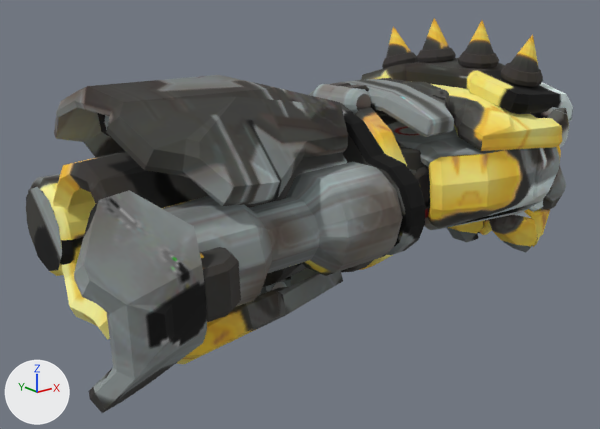
Before and after pictures for a commit that changed the OBJ model src/main/resources/assets/minewatch/models/item/doomfist_weapon.obj.
The view is the same before and after, from a 50 mm lens placed at (-2.06, -2.05, 0.74), pointed at (-0.47, -0.06, -0.06). The axes (+X, +Y, +Z) are drawn at lower left. The lights are the same throughout. Where no turn or scale is listed for an object, it has been applied to the vertices. Vertices at the same position are counted once.

The scene before the commit, as lines of its bpy script (objects in view):
```python
me_gauntlet__2nd_variant__gauntlet_gauntlet1 = bpy.data.meshes.new('Gauntlet__2nd_Variant__Gauntlet_Gauntlet1')
me_gauntlet__2nd_variant__gauntlet_gauntlet1.from_pydata(...)  # 6646 vertices, 7122 faces; spans x -1.45..0.59, y -0.65..0.56, z -0.39..0.53
me_gauntlet__2nd_variant__gauntlet_gauntlet1.materials.append(mat_c45e5223f4ca6c79)  # picture img_doomfist_weapon_3d
ob_gauntlet__2nd_variant__gauntlet_gauntlet1 = bpy.data.objects.new('Gauntlet__2nd_Variant__Gauntlet_Gauntlet1', me_gauntlet__2nd_variant__gauntlet_gauntlet1)
ob_gauntlet__2nd_variant__gauntlet_gauntlet1.location = (0.0, 0.0, 0.0)
```
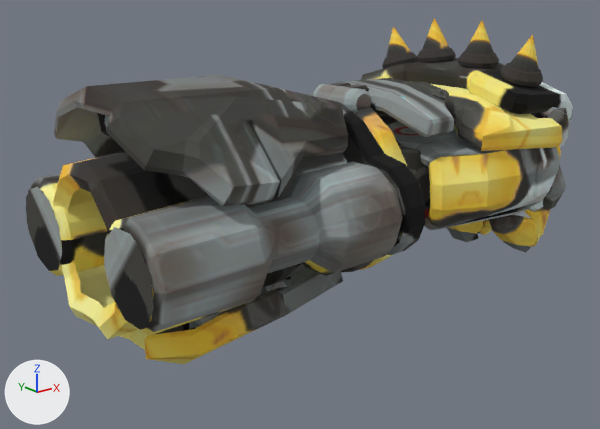
Commit message: more progress on doomfist

Where the change shows, as pixel boxes [x1, y1, x2, y2] in the pictures (600 x 429 px):
'Gauntlet__2nd_Variant__Gauntlet_Gauntlet1', reshaped (12% shorter)
    before: [26, 18, 573, 413]
    after: [26, 18, 573, 364]
part 1 of me_gauntlet__2nd_variant__gauntlet_gauntlet1, deleted
    before: [74, 190, 207, 413]
part 2 of me_gauntlet__2nd_variant__gauntlet_gauntlet1, deleted (black)
    before: [201, 247, 241, 322]

The change, as a diff of the scene's bpy script:
```diff
--- a/src/main/resources/assets/minewatch/models/item/doomfist_weapon.obj.py
+++ b/src/main/resources/assets/minewatch/models/item/doomfist_weapon.obj.py
@@ me_gauntlet__2nd_variant__gauntlet_gauntlet1 @@
 # used by ob_gauntlet__2nd_variant__gauntlet_gauntlet1; location = (0.0, 0.0, 0.0)
-me_gauntlet__2nd_variant__gauntlet_gauntlet1.from_pydata(...)  # 6646 vertices, 7122 faces; spans x -1.45..0.59, y -0.65..0.56, z -0.39..0.53
+me_gauntlet__2nd_variant__gauntlet_gauntlet1.from_pydata(...)  # 6514 vertices, 6964 faces; spans x -1.22..0.59, y -0.49..0.56, z -0.39..0.53
+# me_gauntlet__2nd_variant__gauntlet_gauntlet1 part 1: the loose piece of 55 vertices spanning x -1.45..-1.11, y -0.65..-0.38, z -0.25..0.23 is deleted
+# me_gauntlet__2nd_variant__gauntlet_gauntlet1 part 2: 34 vertices removed from x -1.21..-1.01, y -0.57..-0.41, z -0.07..0.07
 me_gauntlet__2nd_variant__gauntlet_gauntlet1.materials.append(mat_c45e5223f4ca6c79)
```
